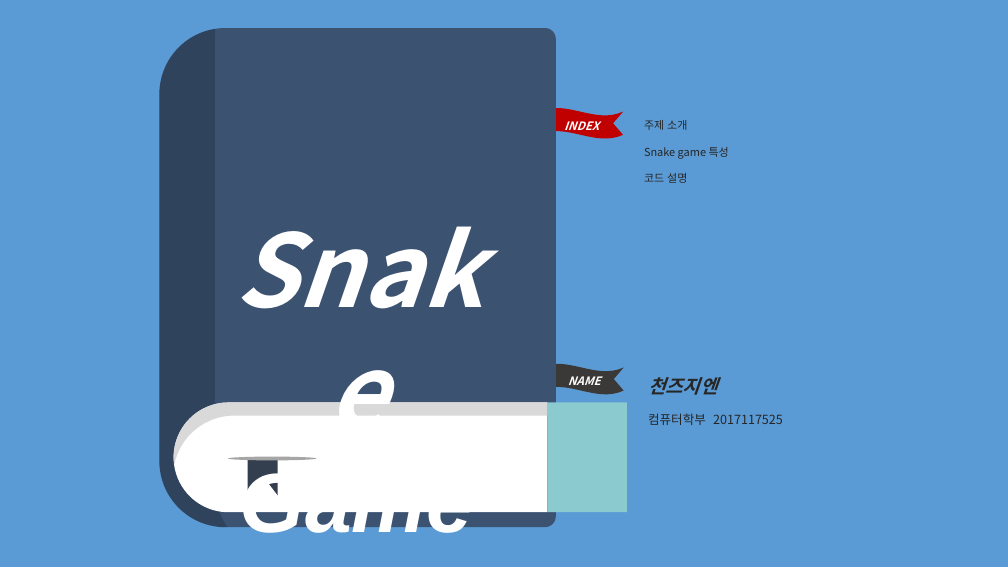
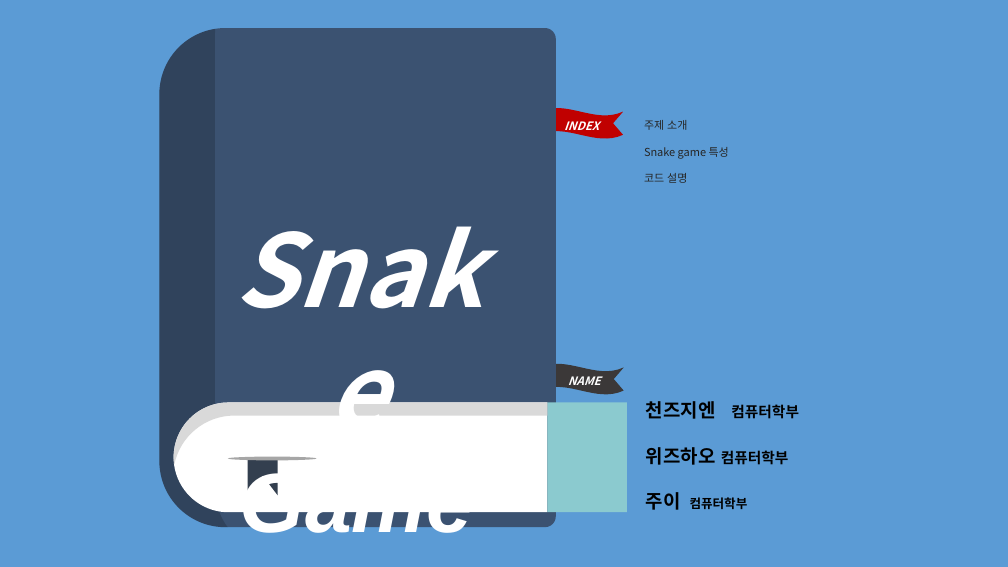
Before and after one commit to chenzijian0/Linux_SnakeGame, a slide deck: slide 1 of Snake_game.pptx. Drawn at 1008x567 pixels with LibreOffice and Linux fonts; fonts in the diff are those of the drawing. Boxes give left, top, right and bottom in pixels: in the first picture for what was removed or moved away, otherwise in the second. Text is boxed around its words. In the diff, an @@ line names an element or a change of style, - is before the commit and + after.

```diff
--- a/Snake_game.pptx
+++ b/Snake_game.pptx
@@ text at bbox=[646, 401, 799, 510]: text changed; size 12 to 18 pt; text colour #262626 to #000000; bold on @@
-천즈지엔
-컴퓨터학부 2017117525
+천즈지엔 컴퓨터학부
+위즈하오 컴퓨터학부
+주이 컴퓨터학부
```
Also in this commit, not shown: 8 other slides changed, 3 slides added, 5 other files.
